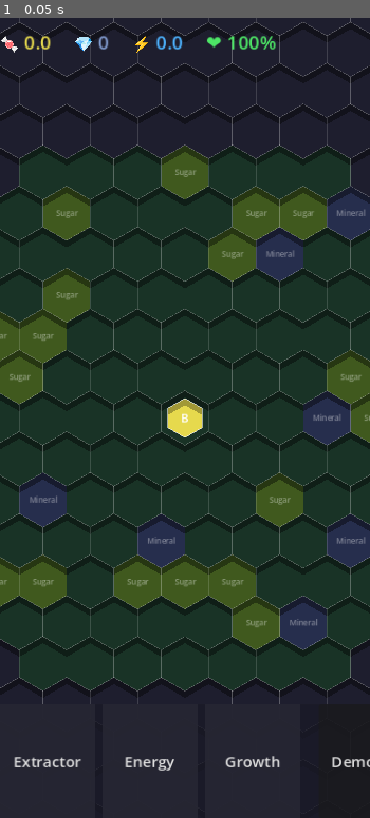
Above: before the commit, frame 1.
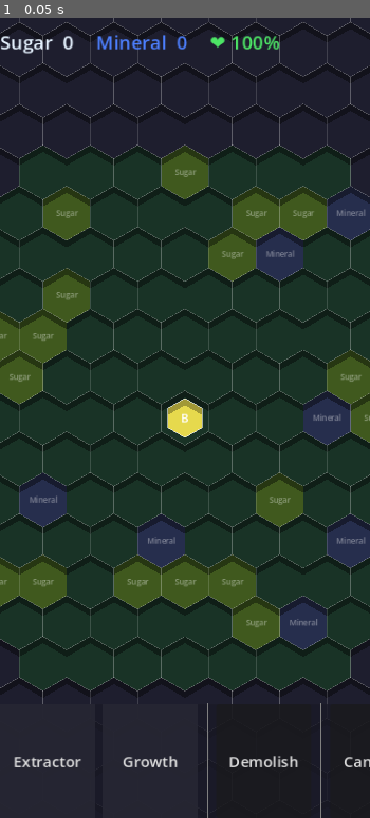
Above: after the commit, the same moment.

Repository: TanelTeemusk/living-factory
Game: Godot game, scene res://scenes/main.tscn
Same seed, same stepped clock (60 frames per second), same inputs: the game is played once before the commit and once after it.
Inputs:
- Up to frame 1 (0.05 s): no input

The runs differ from the first frame. In frame 1, 1.2% of the frame differs, in the area x 0-100%, y 2-100%.

Commit message:
road improvement

Diff:
--- a/autoloads/game_state.gd
+++ b/autoloads/game_state.gd
@@ -3,76 +3,53 @@
 ## Global game state — Living Factory biological sim
 
 # === ENUMS ===
-enum CellType { NONE, BASE, EXTRACTOR, ENERGY, GROWTH }
+enum CellType { NONE, BASE, EXTRACTOR, GROWTH }
 enum TileType { LOCKED, EMPTY, SUGAR_FIELD, MINERAL_FIELD }
-enum ResourceType { SUGAR, MINERAL, ENERGY }
+enum ResourceType { SUGAR, MINERAL }
 
 # === CELL PROPERTIES ===
 var cell_names: Dictionary = {
 	CellType.BASE:      "Base",
 	CellType.EXTRACTOR: "Extractor",
-	CellType.ENERGY:    "Energy Cell",
 	CellType.GROWTH:    "Growth Node",
 }
 
 var cell_colors: Dictionary = {
-	CellType.BASE:      Color(0.9, 0.85, 0.3),
-	CellType.EXTRACTOR: Color(0.3, 0.75, 0.4),
-	CellType.ENERGY:    Color(0.3, 0.5,  1.0),
-	CellType.GROWTH:    Color(0.8, 0.3,  0.7),
+	CellType.BASE:      Color(0.9,  0.85, 0.3),
+	CellType.EXTRACTOR: Color(0.3,  0.75, 0.4),
+	CellType.GROWTH:    Color(0.8,  0.3,  0.7),
 }
-
-# Which resources each cell type accepts into its buffer
-var cell_accepts: Dictionary = {
-	CellType.BASE:      [ResourceType.SUGAR, ResourceType.MINERAL, ResourceType.ENERGY],
-	CellType.EXTRACTOR: [],
-	CellType.ENERGY:    [ResourceType.SUGAR],
-	CellType.GROWTH:    [ResourceType.ENERGY, ResourceType.MINERAL],
-}
-
-# Which resources each cell type produces per tick
-var cell_produces: Dictionary = {
-	CellType.BASE:      [],
-	CellType.EXTRACTOR: [],   # Determined at tick time by tile type
-	CellType.ENERGY:    [ResourceType.ENERGY],
-	CellType.GROWTH:    [],
-}
-
-# Buffer capacity per resource slot (per cell)
-const BUFFER_CAPACITY: float = 20.0
-# Amount produced per extractor per tick
-const EXTRACT_AMOUNT: float = 3.0
-# Amount energy cell converts per tick (sugar in → energy out)
-const ENERGY_CONVERT_AMOUNT: float = 4.0
-# Packet size — how much resource per packet
-const PACKET_SIZE: float = 1.0
-# Packet travel time in seconds
-const PACKET_TRAVEL_TIME: float = 0.8
 
 # Resource display colors
 var resource_colors: Dictionary = {
-	ResourceType.SUGAR:   Color(0.95, 0.85, 0.2),   # Yellow
-	ResourceType.MINERAL: Color(0.4,  0.6,  1.0),    # Blue
-	ResourceType.ENERGY:  Color(0.2,  1.0,  0.6),    # Cyan-green
+	ResourceType.SUGAR:   Color(0.9,  0.95, 1.0),
+	ResourceType.MINERAL: Color(0.3,  0.5,  1.0),
 }
 
-# === GLOBAL RESOURCE TOTALS (tracked for HUD) ===
+# === CONSTANTS ===
+const EXTRACT_INTERVAL: float = 2.0   # seconds between extractor producing one item
+const PACKET_TRAVEL_TIME: float = 0.8 # seconds to cross one segment
+const MIN_ITEM_GAP: float = 0.15      # minimum progress gap between items on same belt
+
+# === GLOBAL RESOURCE TOTALS ===
 var total_sugar: float = 0.0
 var total_minerals: float = 0.0
-var total_energy: float = 0.0
 var organism_health: float = 1.0
 
 # === GRID STATE ===
 var tile_map: Dictionary = {}
-var placed_cells: Dictionary = {}      # Vector2i -> CellType
-var nerve_connections: Array = []      # Array of [Vector2i, Vector2i]
+var placed_cells: Dictionary = {}
+var nerve_connections: Array = []
+var nerve_parent: Dictionary = {}
 var base_position: Vector2i = Vector2i.ZERO
 
-# Cell buffers: Dictionary[Vector2i, Dictionary[ResourceType, float]]
-var cell_buffers: Dictionary = {}
+# Extractor production timers: Vector2i -> float (time until next item)
+var extractor_timers: Dictionary = {}
 
 # === PACKETS ===
-# Each packet: { from: Vector2i, to: Vector2i, resource: ResourceType, amount: float, progress: float }
+# { from: Vector2i, to: Vector2i, resource: int, progress: float }
+# progress: 0.0=at from, 1.0=at to
+# Items live on belt segments. At progress=1.0 they wait to enter next segment.
 var packets: Array = []
 
 # === UI STATE ===
@@ -138,7 +115,6 @@
 func _place_base(pos: Vector2i) -> void:
 	placed_cells[pos] = CellType.BASE
 	base_position = pos
-	_init_cell_buffer(pos)
 
 # ============================================================
 # === SELECTION ===
@@ -173,7 +149,6 @@
 		var tt: int = tile_map[hex_pos]
 		if tt != TileType.SUGAR_FIELD and tt != TileType.MINERAL_FIELD:
 			return false
-	# Must be adjacent to at least one existing cell
 	for dir in HEX_DIRECTIONS:
 		if placed_cells.has(hex_pos + dir):
 			return true
@@ -183,7 +158,8 @@
 	if not can_place_cell(hex_pos, type):
 		return false
 	placed_cells[hex_pos] = type
-	_init_cell_buffer(hex_pos)
+	if type == CellType.EXTRACTOR:
+		extractor_timers[hex_pos] = EXTRACT_INTERVAL
 	_rebuild_nerves()
 	cell_placed.emit(hex_pos, type)
 	resources_updated.emit()
@@ -197,18 +173,12 @@
 	if placed_cells[hex_pos] == CellType.BASE:
 		return false
 	placed_cells.erase(hex_pos)
-	cell_buffers.erase(hex_pos)
-	# Remove packets going to/from this cell
+	extractor_timers.erase(hex_pos)
+	nerve_parent.erase(hex_pos)
 	packets = packets.filter(func(p): return p.from != hex_pos and p.to != hex_pos)
 	_rebuild_nerves()
 	cell_removed.emit(hex_pos)
 	return true
-
-func _init_cell_buffer(hex_pos: Vector2i) -> void:
-	var buf: Dictionary = {}
-	for rt in ResourceType.values():
-		buf[rt] = 0.0
-	cell_buffers[hex_pos] = buf
 
 # ============================================================
 # === GROWTH / EXPANSION ===
@@ -245,13 +215,12 @@
 		tiles_unlocked.emit(unlocked)
 
 # ============================================================
-# === NERVE NETWORK ===
+# === NERVE NETWORK — roads never change once built ===
 func _rebuild_nerves() -> void:
-	nerve_connections.clear()
+	# BFS to get distances
 	var distances: Dictionary = {}
 	var queue: Array[Vector2i] = [base_position]
 	distances[base_position] = 0
-
 	while queue.size() > 0:
 		var current: Vector2i = queue.pop_front()
 		for dir in HEX_DIRECTIONS:
@@ -260,185 +229,183 @@
 				distances[nb] = distances[current] + 1
 				queue.append(nb)
 
+	# Only assign parent to cells that don't have one yet
 	for cell_pos in placed_cells:
 		if cell_pos == base_position:
 			continue
+		if nerve_parent.has(cell_pos):
+			continue  # Road already set — never touch it
 		if not distances.has(cell_pos):
 			continue
-		var best: Vector2i = cell_pos
+
+		var my_dist: int = distances[cell_pos]
+		var best: Vector2i = Vector2i(-9999, -9999)
 		var best_dist: int = 9999
+		var best_has_road: bool = false
 		for dir in HEX_DIRECTIONS:
 			var nb: Vector2i = cell_pos + dir
-			if distances.has(nb) and distances[nb] < best_dist:
-				best_dist = distances[nb]
+			if not distances.has(nb):
+				continue
+			var nd: int = distances[nb]
+			if nd >= my_dist:
+				continue  # Must be closer to base
+			var has_road: bool = nb == base_position or nerve_parent.has(nb)
+			# Prefer: lower dist, then has_road, then coord tiebreak
+			var better: bool = nd < best_dist or \
+				(nd == best_dist and has_road and not best_has_road) or \
+				(nd == best_dist and has_road == best_has_road and \
+				 (nb.x < best.x or (nb.x == best.x and nb.y < best.y)))
+			if better:
+				best_dist = nd
 				best = nb
-		if best != cell_pos:
-			nerve_connections.append([cell_pos, best])
+				best_has_road = has_road
+
+		if best != Vector2i(-9999, -9999):
+			nerve_parent[cell_pos] = best
+
+	# Rebuild rendering list
+	nerve_connections.clear()
+	for cell_pos in nerve_parent:
+		if placed_cells.has(cell_pos):
+			nerve_connections.append([cell_pos, nerve_parent[cell_pos]])
+
+	# Drop packets on removed edges
+	packets = packets.filter(func(p): return \
+		placed_cells.has(p.from) and placed_cells.has(p.to) and \
+		nerve_parent.has(p.from) and nerve_parent[p.from] == p.to)
 
 	nerves_updated.emit()
 
-func get_nerve_efficiency(hex_pos: Vector2i) -> float:
-	var dist := _get_network_distance(hex_pos)
-	if dist < 0:
-		return 0.0
-	return clampf(1.0 - dist * 0.08, 0.2, 1.0)
-
-func _get_network_distance(hex_pos: Vector2i) -> int:
-	if hex_pos == base_position:
-		return 0
-	var visited: Dictionary = {}
-	var queue: Array = [[base_position, 0]]
-	visited[base_position] = true
-	while queue.size() > 0:
-		var item: Array = queue.pop_front()
-		var current: Vector2i = item[0]
-		var dist: int = item[1]
-		for dir in HEX_DIRECTIONS:
-			var nb: Vector2i = current + dir
-			if nb == hex_pos:
-				return dist + 1
-			if placed_cells.has(nb) and not visited.has(nb):
-				visited[nb] = true
-				queue.append([nb, dist + 1])
-	return -1
-
-# Returns the set of nerve neighbors for a cell (cells connected by a nerve edge)
-func get_nerve_neighbors(hex_pos: Vector2i) -> Array[Vector2i]:
-	var result: Array[Vector2i] = []
-	for conn in nerve_connections:
-		if conn[0] == hex_pos:
-			result.append(conn[1])
-		elif conn[1] == hex_pos:
-			result.append(conn[0])
-	return result
-
-# ============================================================
-# === RESOURCE TICK (1s) ===
-func process_tick() -> void:
-	# 1. Extractors produce into their own buffer
-	for cell_pos in placed_cells:
-		var type: int = placed_cells[cell_pos]
-		match type:
-			CellType.EXTRACTOR:
-				var tile_type: int = tile_map.get(cell_pos, TileType.EMPTY)
-				var rt: int = -1
-				if tile_type == TileType.SUGAR_FIELD:
-					rt = ResourceType.SUGAR
-				elif tile_type == TileType.MINERAL_FIELD:
-					rt = ResourceType.MINERAL
-				if rt >= 0:
-					var buf: Dictionary = cell_buffers[cell_pos]
-					buf[rt] = minf(buf[rt] + EXTRACT_AMOUNT, BUFFER_CAPACITY)
-
-			CellType.ENERGY:
-				# Convert sugar from buffer → energy
-				var buf: Dictionary = cell_buffers[cell_pos]
-				var sugar_in: float = minf(buf[ResourceType.SUGAR], ENERGY_CONVERT_AMOUNT)
-				if sugar_in > 0.0:
-					buf[ResourceType.SUGAR] -= sugar_in
-					buf[ResourceType.ENERGY] = minf(
-						buf[ResourceType.ENERGY] + sugar_in * 2.0,
-						BUFFER_CAPACITY
-					)
-
-	# 2. Route packets outward from each cell
-	_route_packets()
-
-	# 3. Deliver arrived packets (progress >= 1.0)
-	_deliver_packets()
-
-	# 4. Update global totals for HUD
-	_update_totals()
-
-	organism_health = 1.0  # TODO: re-enable drain later
-	resources_updated.emit()
-	health_changed.emit(organism_health)
-
-func _route_packets() -> void:
-	# For each cell, check if it has surplus resources to send out
-	for cell_pos in placed_cells:
-		var buf: Dictionary = cell_buffers[cell_pos]
-		for rt in ResourceType.values():
-			var amount: float = buf.get(rt, 0.0)
-			if amount < PACKET_SIZE:
-				continue
-
-			# Find best neighbor to send to via nerve
-			var target := _find_best_target(cell_pos, rt)
-			if target == cell_pos:
-				continue  # No valid target found
-
-			# Spawn packet
-			buf[rt] -= PACKET_SIZE
-			packets.append({
-				"from": cell_pos,
-				"to": target,
-				"resource": rt,
-				"amount": PACKET_SIZE,
-				"progress": 0.0,
-			})
-
-	packets_updated.emit()
-
-func _find_best_target(from: Vector2i, rt: int) -> Vector2i:
-	var neighbors := get_nerve_neighbors(from)
-	var best: Vector2i = from
-	var best_need: float = -1.0
-
-	for nb in neighbors:
-		if not placed_cells.has(nb):
-			continue
-		var nb_type: int = placed_cells[nb]
-		var accepted: Array = cell_accepts.get(nb_type, [])
-
-		# Does this cell accept this resource?
-		if not rt in accepted:
-			# Try to relay through it toward a cell that does
-			continue
-
-		var nb_buf: Dictionary = cell_buffers[nb]
-		var current_level: float = nb_buf.get(rt, 0.0)
-		var need: float = BUFFER_CAPACITY - current_level
-
-		if need > best_need:
-			best_need = need
-			best = nb
-
-	return best
-
-func _deliver_packets() -> void:
-	var remaining: Array = []
-	for packet in packets:
-		if packet.progress >= 1.0:
-			# Deliver to destination buffer
-			var dest: Vector2i = packet.to
-			if cell_buffers.has(dest):
-				var buf: Dictionary = cell_buffers[dest]
-				var rt: int = packet.resource
-				buf[rt] = minf(buf.get(rt, 0.0) + packet.amount, BUFFER_CAPACITY)
-		else:
-			remaining.append(packet)
-	packets = remaining
-
-# ============================================================
-# === VISUAL TICK (called at ~10fps from ticker) ===
+# ============================================================
+# === BELT HELPERS ===
+
+# Lowest progress of any item on this directed edge (-1.0 if belt empty).
+# This is the item closest to the entry point (progress=0) — the "back of the queue".
+# A new item can only enter if this back item has moved far enough away from 0.
+func _belt_back(from_pos: Vector2i, to_pos: Vector2i) -> float:
+	var back: float = 2.0  # sentinel: higher than any real progress
+	for p in packets:
+		if p.from == from_pos and p.to == to_pos:
+			if p.progress < back:
+				back = p.progress
+	if back > 1.0:
+		return -1.0  # empty
+	return back
+
+# Can a new item enter this belt?
+# Yes if belt is empty, or the rearmost item has moved at least MIN_ITEM_GAP from entry.
+func _belt_accepts_entry(from_pos: Vector2i, to_pos: Vector2i) -> bool:
+	var back: float = _belt_back(from_pos, to_pos)
+	if back < 0.0:
+		return true  # empty belt
+	return back >= MIN_ITEM_GAP
+
+# ============================================================
+# === MAIN UPDATE — called every frame from resource_ticker ===
 func advance_packets(delta: float) -> void:
 	var speed: float = 1.0 / PACKET_TRAVEL_TIME
+
+	# --- Step 1: Extractor production ---
+	# Extractors tick their timer and push one item onto their outgoing belt when ready.
+	for cell_pos in extractor_timers.keys():
+		if not placed_cells.has(cell_pos):
+			continue
+		if not nerve_parent.has(cell_pos):
+			continue
+		var parent: Vector2i = nerve_parent[cell_pos]
+		# Only count down if the belt can accept a new item
+		if not _belt_accepts_entry(cell_pos, parent):
+			continue  # belt full — stall extraction (back-pressure)
+		extractor_timers[cell_pos] -= delta
+		if extractor_timers[cell_pos] <= 0.0:
+			extractor_timers[cell_pos] = EXTRACT_INTERVAL
+			var tile_type: int = tile_map.get(cell_pos, TileType.EMPTY)
+			var rt: int = -1
+			if tile_type == TileType.SUGAR_FIELD:
+				rt = ResourceType.SUGAR
+			elif tile_type == TileType.MINERAL_FIELD:
+				rt = ResourceType.MINERAL
+			if rt >= 0:
+				packets.append({
+					"from":     cell_pos,
+					"to":       parent,
+					"resource": rt,
+					"progress": 0.0,
+				})
+
+	# --- Step 2: Move items along their belts ---
+	# Sort front-to-back so leaders advance first, making room for followers.
+	packets.sort_custom(func(a, b): return a.progress > b.progress)
+
+	var remaining: Array = []
+
+	var all_packets: Array = packets.duplicate()  # snapshot before we modify
+
 	for packet in packets:
-		packet.progress = minf(packet.progress + delta * speed, 1.0)
+		var from_pos: Vector2i = packet.from
+		var to_pos: Vector2i   = packet.to
+
+		# Find the closest item ahead on the same belt (search full snapshot)
+		var ahead_progress: float = 1.1  # beyond max so default = no blocker
+		for other in all_packets:
+			if other == packet:
+				continue
+			if other.from == from_pos and other.to == to_pos:
+				if other.progress > packet.progress and other.progress < ahead_progress:
+					ahead_progress = other.progress
+
+		# Can advance up to (ahead - MIN_ITEM_GAP). If no blocker, can go to 1.0.
+		var cap: float
+		if ahead_progress > 1.0:
+			cap = 1.0  # nothing ahead, move freely
+		else:
+			cap = maxf(ahead_progress - MIN_ITEM_GAP, packet.progress)  # don't move backward
+
+		var new_progress: float = minf(packet.progress + delta * speed, cap)
+		packet.progress = new_progress
+
+		if new_progress < 1.0:
+			remaining.append(packet)
+			continue
+
+		# --- Step 3: Item reached end of segment ---
+		var dest_type: int = placed_cells.get(to_pos, CellType.NONE)
+
+		if dest_type == CellType.BASE:
+			# Arrived at base — consume
+			total_sugar    += 1.0 if packet.resource == ResourceType.SUGAR   else 0.0
+			total_minerals += 1.0 if packet.resource == ResourceType.MINERAL else 0.0
+			resources_updated.emit()
+			# drop packet
+
+		elif dest_type == CellType.GROWTH and nerve_parent.has(to_pos):
+			# Growth node = pure relay. Pass through to next belt immediately.
+			var next_hop: Vector2i = nerve_parent[to_pos]
+			if _belt_accepts_entry(to_pos, next_hop):
+				remaining.append({
+					"from":     to_pos,
+					"to":       next_hop,
+					"resource": packet.resource,
+					"progress": 0.0,
+				})
+			else:
+				# Next belt full — wait at end of current segment
+				packet.progress = 1.0
+				remaining.append(packet)
+
+		else:
+			# Extractor or unknown — shouldn't receive items, drop
+			pass
+
+	packets = remaining
 	packets_updated.emit()
 
 # ============================================================
-# === HUD TOTALS ===
-func _update_totals() -> void:
-	total_sugar = 0.0
-	total_minerals = 0.0
-	total_energy = 0.0
-	for cell_pos in cell_buffers:
-		var buf: Dictionary = cell_buffers[cell_pos]
-		total_sugar    += buf.get(ResourceType.SUGAR,   0.0)
-		total_minerals += buf.get(ResourceType.MINERAL, 0.0)
-		total_energy   += buf.get(ResourceType.ENERGY,  0.0)
+# === LEGACY TICK — called by resource_ticker every 1s ===
+# Only updates HUD totals now; production is frame-driven above.
+func process_tick() -> void:
+	organism_health = 1.0
+	health_changed.emit(organism_health)
 
 # ============================================================
 # === HEX MATH ===
--- a/scripts/hex_grid.gd
+++ b/scripts/hex_grid.gd
@@ -136,9 +136,13 @@
 		var cell_size := HEX_SIZE * CELL_SIZE_RATIO
 		var color: Color = GameState.cell_colors.get(cell_type, Color.WHITE)
 
-		# Pulse energy cells
-		if cell_type == GameState.CellType.ENERGY:
-			color.a = sin(pulse_time * PULSE_SPEED) * 0.3 + 0.7
+		# Extractor color by underlying resource type
+		if cell_type == GameState.CellType.EXTRACTOR:
+			var tile_type: int = GameState.tile_map.get(cell_pos, GameState.TileType.EMPTY)
+			if tile_type == GameState.TileType.SUGAR_FIELD:
+				color = Color(0.88, 0.95, 1.0)   # Pale blue-white (sugar)
+			elif tile_type == GameState.TileType.MINERAL_FIELD:
+				color = Color(0.25, 0.45, 0.95)  # Deep blue (mineral)
 
 		var vertices := _get_hex_vertices(raised_center, cell_size)
 		var bottom_verts: Array[Vector2] = []
@@ -171,82 +175,28 @@
 			var text_pos := raised_center + Vector2(-text_size.x / 2.0, text_size.y / 4.0)
 			draw_string(font, text_pos, label, HORIZONTAL_ALIGNMENT_CENTER, -1, font_size, Color.WHITE)
 
-# === GROWTH NODE (road/junction — drawn as node + spokes, not a filled hex) ===
-func _draw_growth_node(cell_pos: Vector2i) -> void:
-	var center := GameState.hex_to_pixel(cell_pos)
-	var raised := center - Vector2(0, CELL_HEIGHT_OFFSET)
-	var color: Color = GameState.cell_colors[GameState.CellType.GROWTH]
-	var pulse := sin(pulse_time * 2.0) * 0.15 + 0.85
-
-	# Draw spokes to each nerve neighbor
-	var neighbors := GameState.get_nerve_neighbors(cell_pos)
-	for nb in neighbors:
-		var nb_pixel := GameState.hex_to_pixel(nb) - Vector2(0, CELL_HEIGHT_OFFSET)
-		var spoke_color := color
-		spoke_color.a = 0.5 * pulse
-		draw_line(raised, nb_pixel, spoke_color, 2.0)
-
-	# Outer glow ring
-	var glow := color
-	glow.a = 0.2 * pulse
-	draw_circle(raised, 10.0, glow)
-
-	# Inner filled node circle
-	var node_color := color
-	node_color.a = pulse
-	draw_circle(raised, 5.5, node_color)
-
-	# Thin outline ring
-	# (approximate with a small polygon)
-	var ring_pts: Array[Vector2] = []
-	for i in range(12):
-		var a := i * TAU / 12.0
-		ring_pts.append(raised + Vector2(cos(a), sin(a)) * 7.5)
-	for i: int in range(12):
-		draw_line(ring_pts[i], ring_pts[(i + 1) % 12], Color(color.r, color.g, color.b, 0.6), 1.0)
+# === GROWTH NODE (road junction — nerves draw the lines, nothing extra needed) ===
+func _draw_growth_node(_cell_pos: Vector2i) -> void:
+	pass  # Growth nodes are purely visual through nerve connections
 
 # === NERVE CONNECTIONS ===
 func _draw_nerve_connections() -> void:
-	# Build set of active nerve edges (have packets on them)
-	var active_edges: Dictionary = {}
-	for packet in GameState.packets:
-		var key := _edge_key(packet.from, packet.to)
-		active_edges[key] = true
+	const NERVE_COLOR := Color(0.45, 0.55, 0.5, 0.6)
 
 	for connection in GameState.nerve_connections:
 		var from_pos: Vector2i = connection[0]
 		var to_pos: Vector2i = connection[1]
-		var from_pixel := GameState.hex_to_pixel(from_pos) - Vector2(0, CELL_HEIGHT_OFFSET * 0.5)
-		var to_pixel := GameState.hex_to_pixel(to_pos) - Vector2(0, CELL_HEIGHT_OFFSET * 0.5)
-
-		var is_active: bool = active_edges.has(_edge_key(from_pos, to_pos))
-		var efficiency := GameState.get_nerve_efficiency(from_pos)
-
-		# Base nerve line (dim vein)
-		var base_color := _efficiency_color(efficiency)
-		base_color.a = 0.25 if not is_active else 0.45
-		draw_line(from_pixel, to_pixel, base_color, NERVE_LINE_WIDTH)
-
-		# Active glow — wider, brighter overlay that pulses
-		if is_active:
-			var glow_alpha := (sin(pulse_time * 6.0) * 0.15 + 0.35)
-			var glow_color := base_color
-			glow_color.a = glow_alpha
-			draw_line(from_pixel, to_pixel, glow_color, NERVE_LINE_WIDTH + 3.0)
+		var from_pixel := GameState.hex_to_pixel(from_pos)
+		var to_pixel   := GameState.hex_to_pixel(to_pos)
+		draw_line(from_pixel, to_pixel, NERVE_COLOR, NERVE_LINE_WIDTH)
 
 # === PACKETS ===
 func _draw_packets() -> void:
 	for packet in GameState.packets:
-		var from_pos: Vector2i = packet.from
-		var to_pos: Vector2i = packet.to
-		var progress: float = packet.progress
-		var rt: int = packet.resource
-
-		var from_pixel := GameState.hex_to_pixel(from_pos) - Vector2(0, CELL_HEIGHT_OFFSET * 0.5)
-		var to_pixel   := GameState.hex_to_pixel(to_pos)   - Vector2(0, CELL_HEIGHT_OFFSET * 0.5)
-
-		var pos := from_pixel.lerp(to_pixel, progress)
-		var color: Color = GameState.resource_colors.get(rt, Color.WHITE)
+		var from_pixel := GameState.hex_to_pixel(packet.from)
+		var to_pixel   := GameState.hex_to_pixel(packet.to)
+		var pos := from_pixel.lerp(to_pixel, packet.progress)
+		var color: Color = GameState.resource_colors.get(packet.resource, Color.WHITE)
 
 		# Outer glow
 		var glow := color
--- a/scripts/resource_ticker.gd
+++ b/scripts/resource_ticker.gd
@@ -13,7 +13,6 @@
 func _on_slow_tick() -> void:
 	GameState.process_tick()
 
-# Fast tick: every frame — advance packet positions for smooth animation
+# Every frame — extractor timers, belt movement, delivery
 func _process(delta: float) -> void:
-	if GameState.packets.size() > 0:
-		GameState.advance_packets(delta)
+	GameState.advance_packets(delta)
--- a/ui/build_toolbar.gd
+++ b/ui/build_toolbar.gd
@@ -17,7 +17,6 @@
 
 	# Create building buttons
 	_create_building_button(hbox, GameState.CellType.EXTRACTOR, "Extractor")
-	_create_building_button(hbox, GameState.CellType.ENERGY, "Energy")
 	_create_building_button(hbox, GameState.CellType.GROWTH, "Growth")
 
 	# Add separator
@@ -46,7 +45,10 @@
 	# TODO: show costs here once economy is re-enabled
 
 	button.pressed.connect(func() -> void:
-		GameState.select_cell(cell_type)
+		if GameState.selected_cell == cell_type:
+			GameState.clear_selection()
+		else:
+			GameState.select_cell(cell_type)
 	)
 
 	parent.add_child(button)
@@ -58,7 +60,10 @@
 	button.text = "Demolish"
 	button.custom_minimum_size = Vector2(100, 40)
 	button.pressed.connect(func() -> void:
-		GameState.toggle_demolish()
+		if GameState.demolish_mode:
+			GameState.clear_selection()
+		else:
+			GameState.toggle_demolish()
 	)
 
 	parent.add_child(button)
@@ -92,7 +97,7 @@
 func _on_selection_changed(cell_type: GameState.CellType) -> void:
 	active_cell_type = cell_type
 
-	for type in [GameState.CellType.EXTRACTOR, GameState.CellType.ENERGY, GameState.CellType.GROWTH]:
+	for type in [GameState.CellType.EXTRACTOR, GameState.CellType.GROWTH]:
 		if type in buttons:
 			_update_button_style(buttons[type], type)
 
--- a/ui/resource_hud.gd
+++ b/ui/resource_hud.gd
@@ -2,7 +2,6 @@
 
 var sugar_label: Label
 var minerals_label: Label
-var energy_label: Label
 var health_label: Label
 
 func _ready() -> void:
@@ -19,15 +18,13 @@
 	add_theme_constant_override("separation", 24)
 
 	# Create labels
-	sugar_label = _create_label("Sugar", Color(0.9, 0.85, 0.3))
-	minerals_label = _create_label("Minerals", Color(0.5, 0.6, 0.8))
-	energy_label = _create_label("Energy", Color(0.3, 0.7, 1.0))
+	sugar_label = _create_label("Sugar", Color(0.9, 0.95, 1.0))
+	minerals_label = _create_label("Minerals", Color(0.3, 0.5, 1.0))
 	health_label = _create_label("Health", Color(0.3, 0.9, 0.4))
 
 	# Add to container
 	add_child(sugar_label)
 	add_child(minerals_label)
-	add_child(energy_label)
 	add_child(health_label)
 
 	# Connect to signals
@@ -48,9 +45,8 @@
 	return label
 
 func _on_resources_updated() -> void:
-	sugar_label.text = "🍬 %.1f" % GameState.total_sugar
-	minerals_label.text = "💎 %.0f" % GameState.total_minerals
-	energy_label.text = "⚡ %.1f" % GameState.total_energy
+	sugar_label.text = "Sugar  %d" % int(GameState.total_sugar)
+	minerals_label.text = "Mineral  %d" % int(GameState.total_minerals)
 
 func _on_health_changed(_new_health: float = 0.0) -> void:
 	var health_percent := GameState.organism_health * 100.0
